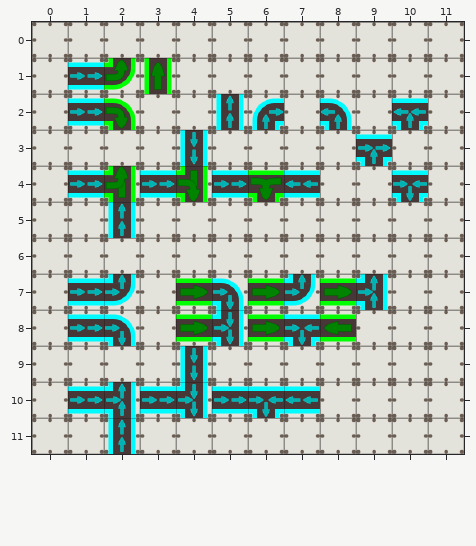
A Tiled map (JSON) gets an edit: maps/test_belts.json. Above is the file before it was changed.
Cells are 64x64 px. Shown: x 0..11, y 0..11.
New version:
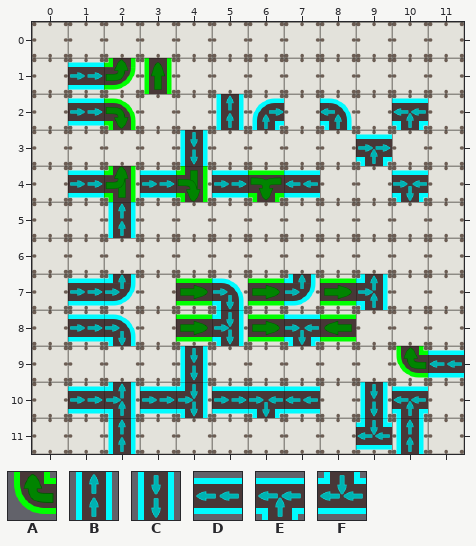
Key: from "test": A 19 turned 270 "belt", B 23 "belt", C 23 turned 180 "belt", D 23 turned 270 "belt", E 26 "belt", F 27 turned 180 "belt".
_ is an empty cell, . an unchanged one.
From the commit log: Add effect of rotating belts.
Difference:
--- layer "belts"
@@ x 9..11 @@
- 9 .__
-10 __.
-11 __.
+ 9 .AD
+10 CE.
+11 FB.
Where, in picture pixels (left, top, right, bottom), the same in both pictures:
added: (356, 346, 464, 454)
